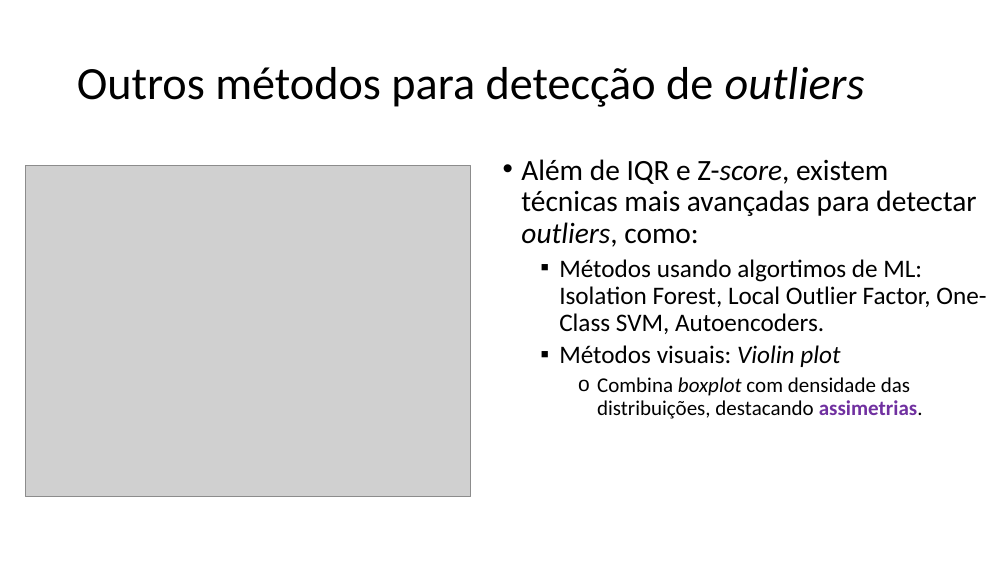
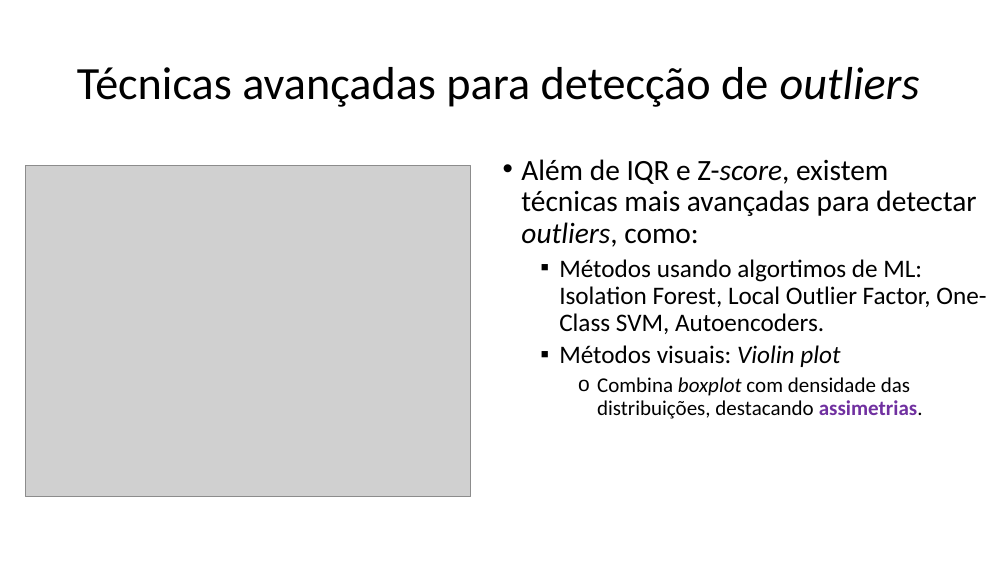
Before and after one commit to zz4fap/c24_inteligencia_artificial, a slide deck: slide 63 of slides/C24_EDA.pptx (slide 35 before the commit). Drawn at 1008x567 pixels with LibreOffice and Linux fonts; fonts in the diff are those of the drawing; grey boxes stand for pictures. Boxes give left, top, right and bottom in pixels: in the first picture for what was removed or moved away, otherwise in the second. Text is boxed around its words. In the diff, an @@ line names an element or a change of style, - is before the commit and + after.

```diff
--- a/slides/C24_EDA.pptx
+++ b/slides/C24_EDA.pptx
@@ title at [77, 67, 920, 107]: text changed @@
-Outros métodos para detecção de outliers
+Técnicas avançadas para detecção de outliers
```
Also in this commit, not shown: 9 other slides changed, 1 other file.
